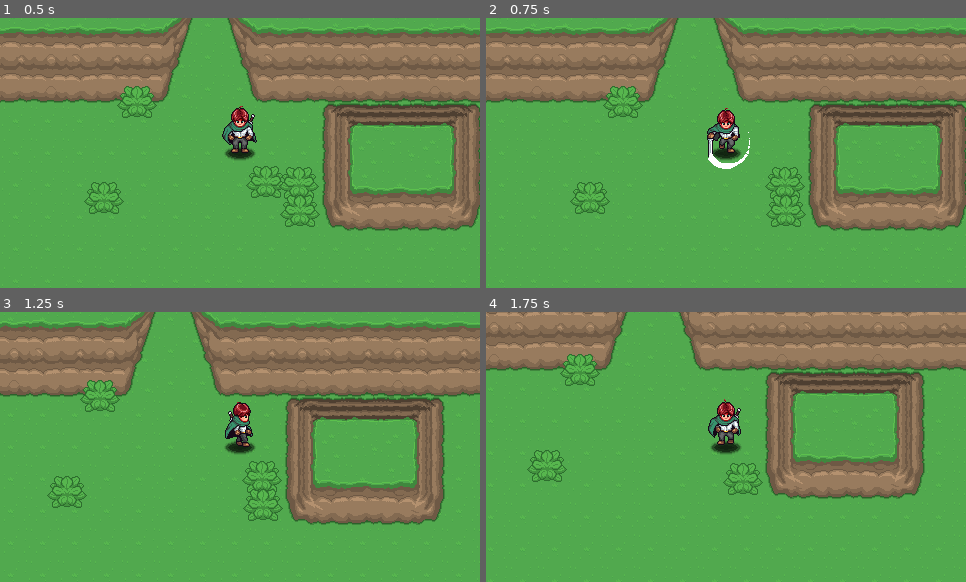
Above: before the commit, frames 1-4 (two rows, left to right).
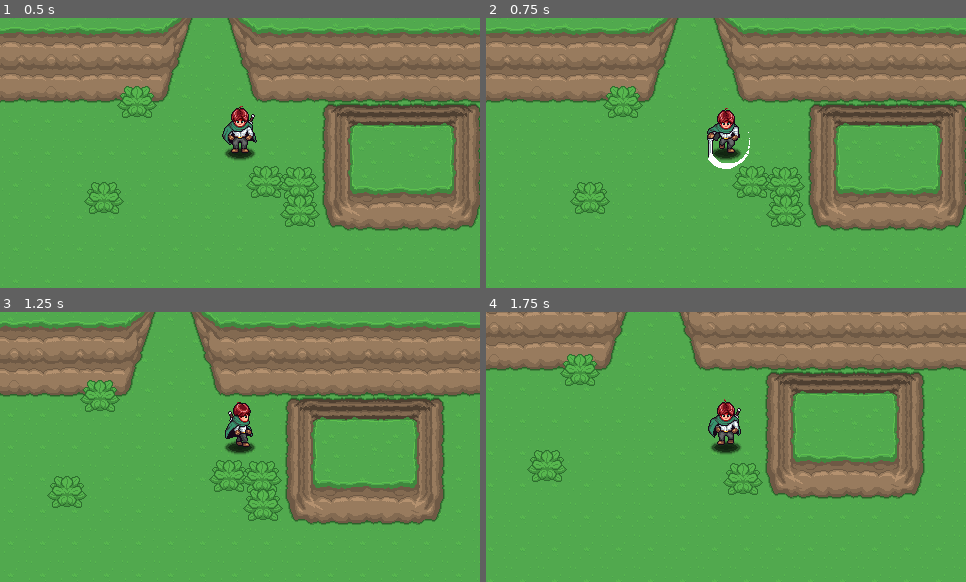
Above: after the commit, the same moments.

Repository: stevenmontes/RpgGame
Game: Godot game, scene res://playground.tscn
The game is run twice, just before and just after one commit, with the same random seed, the same clock (stepped at 60 frames per second) and the same inputs.
Inputs:
- Up to frame 1 (0.5 s): no input
- Up to frame 2 (0.75 s): hold D (right) from 0.53 s (still down); hold Z (attack) from 0.53 s (still down)
- Up to frame 3 (1.25 s): keep holding D (right); keep holding Z (attack)
- Up to frame 4 (1.75 s): release D (right) at 1.28 s; release Z (attack) at 1.28 s; hold S (down) from 1.28 s (still down); tap Z (attack) at 1.35 s

Frame 1 is identical in both runs. In frame 2, 0.2% of the frame differs, in the area x 51-59%, y 54-67%; in frame 3, 0.2%; in frame 4, nothing differs.

Commit message:
Addressing Issues // E07

Diff:
--- a/player/player.tscn
+++ b/player/player.tscn
@@ -246,6 +246,9 @@
 &"no_attack": SubResource("Animation_32hag")
 }
 
+[sub_resource type="CircleShape2D" id="CircleShape2D_2ieo8"]
+radius = 20.0
+
 [sub_resource type="Animation" id="Animation_g1dw6"]
 length = 0.001
 tracks/0/type = "value"
@@ -259,6 +262,18 @@
 "transitions": PackedFloat32Array(1),
 "update": 1,
 "values": [1]
+}
+tracks/1/type = "value"
+tracks/1/imported = false
+tracks/1/enabled = true
+tracks/1/path = NodePath("Sprite2D/AttackHurtBox:position")
+tracks/1/interp = 1
+tracks/1/loop_wrap = true
+tracks/1/keys = {
+"times": PackedFloat32Array(0),
+"transitions": PackedFloat32Array(1),
+"update": 0,
+"values": [Vector2(0, 39)]
 }
 
 [sub_resource type="Animation" id="Animation_rkbax"]
@@ -378,6 +393,18 @@
 "update": 0,
 "values": [21, 23]
 }
+tracks/1/type = "value"
+tracks/1/imported = false
+tracks/1/enabled = true
+tracks/1/path = NodePath("Sprite2D/AttackHurtBox:position")
+tracks/1/interp = 1
+tracks/1/loop_wrap = true
+tracks/1/keys = {
+"times": PackedFloat32Array(0),
+"transitions": PackedFloat32Array(1),
+"update": 0,
+"values": [Vector2(0, 17)]
+}
 
 [sub_resource type="Animation" id="Animation_8t03j"]
 resource_name = "attack_up"
@@ -394,6 +421,18 @@
 "update": 0,
 "values": [24, 26]
 }
+tracks/1/type = "value"
+tracks/1/imported = false
+tracks/1/enabled = true
+tracks/1/path = NodePath("Sprite2D/AttackHurtBox:position")
+tracks/1/interp = 1
+tracks/1/loop_wrap = true
+tracks/1/keys = {
+"times": PackedFloat32Array(0),
+"transitions": PackedFloat32Array(1),
+"update": 0,
+"values": [Vector2(0, -17)]
+}
 
 [sub_resource type="Animation" id="Animation_2ieo8"]
 resource_name = "attack_side"
@@ -409,6 +448,18 @@
 "transitions": PackedFloat32Array(1, 1),
 "update": 0,
 "values": [27, 29]
+}
+tracks/1/type = "value"
+tracks/1/imported = false
+tracks/1/enabled = true
+tracks/1/path = NodePath("Sprite2D/AttackHurtBox:position")
+tracks/1/interp = 1
+tracks/1/loop_wrap = true
+tracks/1/keys = {
+"times": PackedFloat32Array(0),
+"transitions": PackedFloat32Array(1),
+"update": 0,
+"values": [Vector2(17, 0)]
 }
 
 [sub_resource type="AnimationLibrary" id="AnimationLibrary_hg6s5"]
@@ -425,9 +476,6 @@
 &"walk_up": SubResource("Animation_boad6")
 }
 
-[sub_resource type="CircleShape2D" id="CircleShape2D_2ieo8"]
-radius = 20.0
-
 [node name="Player" type="CharacterBody2D"]
 position = Vector2(0, -1)
 collision_mask = 16
@@ -462,6 +510,16 @@
 }
 autoplay = "no_attack"
 
+[node name="AttackHurtBox" parent="Sprite2D" instance=ExtResource("10_8t03j")]
+unique_name_in_owner = true
+position = Vector2(0, 39)
+collision_mask = 256
+monitoring = false
+
+[node name="CollisionShape2D" type="CollisionShape2D" parent="Sprite2D/AttackHurtBox"]
+shape = SubResource("CircleShape2D_2ieo8")
+debug_color = Color(0.764596, 0.426912, 0.383083, 0.42)
+
 [node name="AnimationPlayer" type="AnimationPlayer" parent="."]
 libraries = {
 &"": SubResource("AnimationLibrary_hg6s5")
@@ -491,13 +549,4 @@
 position = Vector2(0, 1)
 script = ExtResource("10_2ieo8")
 
-[node name="HurtBox" parent="Interactions" instance=ExtResource("10_8t03j")]
-position = Vector2(0, 16)
-collision_mask = 256
-monitoring = false
-
-[node name="CollisionShape2D" type="CollisionShape2D" parent="Interactions/HurtBox"]
-shape = SubResource("CircleShape2D_2ieo8")
-debug_color = Color(0.764596, 0.426912, 0.383083, 0.42)
-
 [connection signal="direction_changed" from="." to="Interactions" method="_on_player_direction_changed"]
--- a/player/scripts/player.gd
+++ b/player/scripts/player.gd
@@ -2,6 +2,8 @@
 
 var cardinal_direction: Vector2 = Vector2.DOWN
 var direction : Vector2 = Vector2.ZERO
+const DIR_4 = [Vector2.RIGHT, Vector2.DOWN, Vector2.LEFT, Vector2.UP]
+
 @onready var animation_player: AnimationPlayer = $AnimationPlayer
 @onready var sprite: Sprite2D = $Sprite2D
 @onready var state_machine: PlayerStateMachine = $StateMachine
@@ -28,15 +30,11 @@
 	move_and_slide()
 
 func set_direction() -> bool:
-	var new_dir: Vector2 = cardinal_direction
-
 	if direction == Vector2.ZERO:
 		return false
 
-	if direction.y == 0:
-		new_dir = Vector2.LEFT if direction.x < 0 else Vector2.RIGHT
-	elif direction.x == 0:
-		new_dir = Vector2.UP if direction.y < 0 else Vector2.DOWN
+	var direction_id :int = int(round((direction + cardinal_direction * 0.1).angle() / TAU * DIR_4.size()))
+	var new_dir = DIR_4[direction_id]
 
 	if new_dir == cardinal_direction:
 		return false
--- a/player/scripts/state_attack.gd
+++ b/player/scripts/state_attack.gd
@@ -11,7 +11,7 @@
 
 @onready var idle: State = $"../Idle"
 @onready var walk: State = $"../Walk"
-@onready var hurt_box: HurtBox = $"../../Interactions/HurtBox"
+@onready var hurt_box: HurtBox = %AttackHurtBox
 
 func _ready() -> void:
 	pass
--- a/props/plants/plant.tscn
+++ b/props/plants/plant.tscn
@@ -1,8 +1,11 @@
-[gd_scene load_steps=5 format=3 uid="uid://dowt50puuh18r"]
+[gd_scene load_steps=6 format=3 uid="uid://dowt50puuh18r"]
 
 [ext_resource type="Script" uid="uid://simw4m3uf2k0" path="res://props/plants/plant.gd" id="1_nxykt"]
 [ext_resource type="Texture2D" uid="uid://crnyt2dbwi0ig" path="res://props/sprites/Props.png" id="2_5g5lq"]
 [ext_resource type="PackedScene" uid="uid://kw5bwb12g52n" path="res://generalNodes/hitbox/hit_box.tscn" id="3_3p5bg"]
+
+[sub_resource type="RectangleShape2D" id="RectangleShape2D_nxykt"]
+size = Vector2(28, 30)
 
 [sub_resource type="RectangleShape2D" id="RectangleShape2D_7r757"]
 size = Vector2(24, 16)
@@ -19,7 +22,9 @@
 [node name="HitBox" parent="." instance=ExtResource("3_3p5bg")]
 
 [node name="CollisionShape2D" type="CollisionShape2D" parent="HitBox"]
-shape = SubResource("RectangleShape2D_7r757")
+position = Vector2(0, -7)
+shape = SubResource("RectangleShape2D_nxykt")
+debug_color = Color(0.564736, 0.557056, 0.0890476, 0.42)
 
 [node name="StaticBody2D" type="StaticBody2D" parent="."]
 position = Vector2(0, -9)
